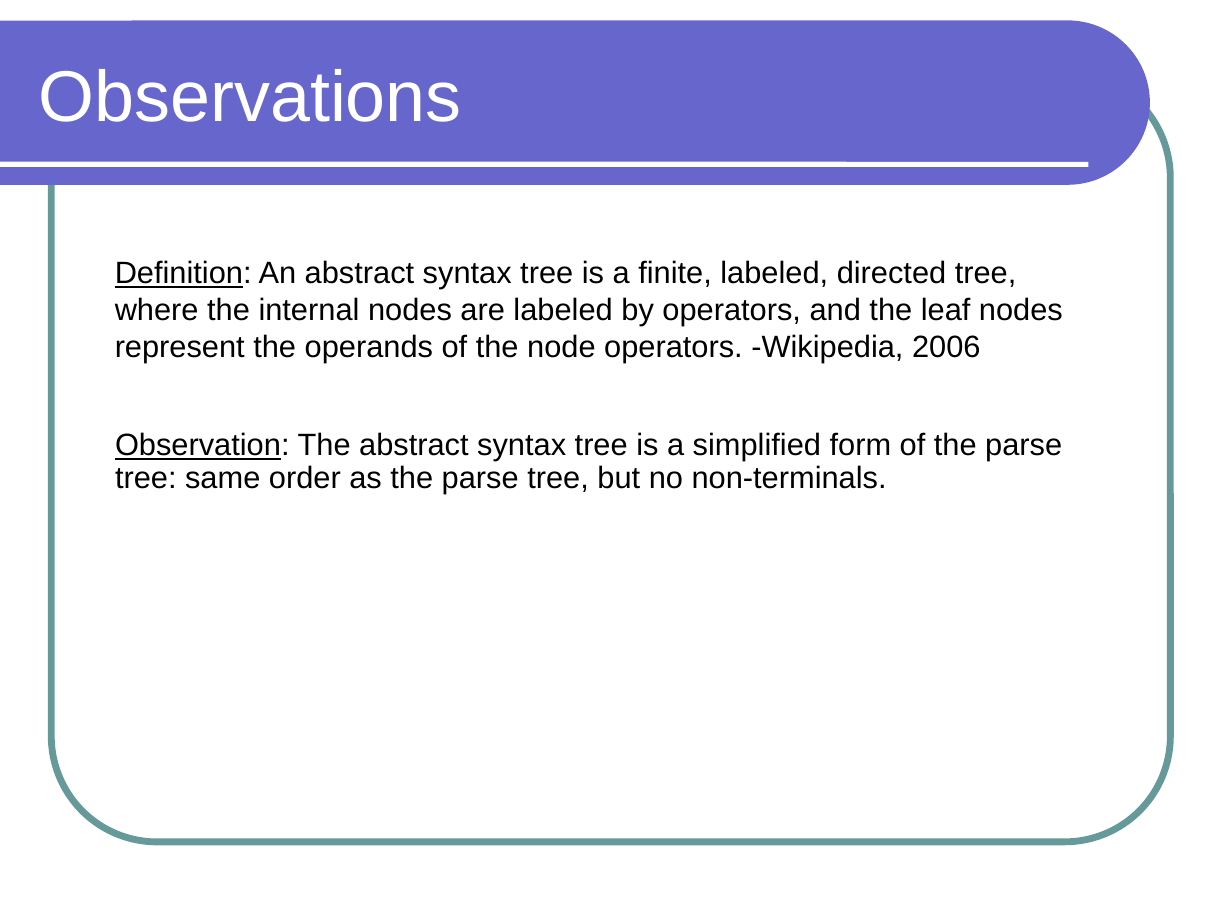
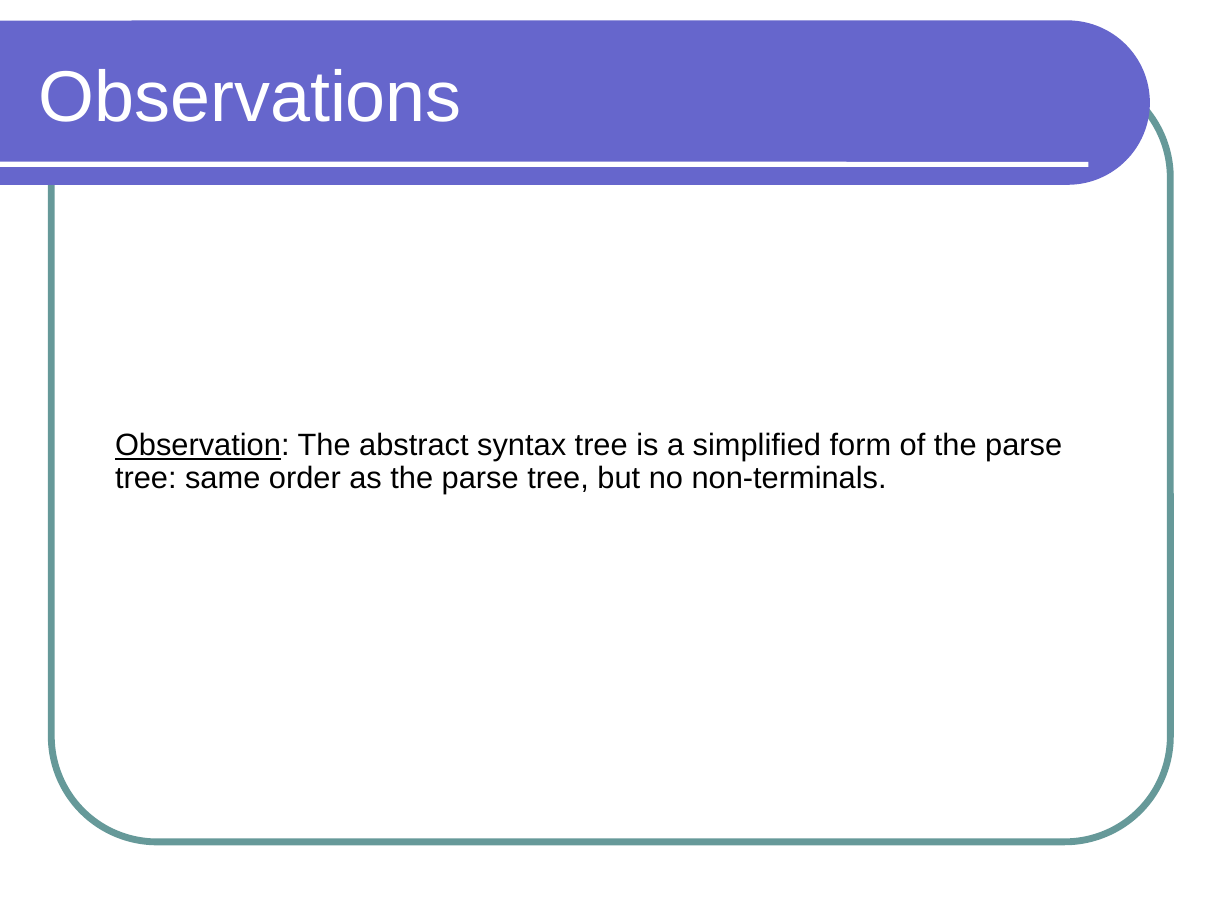
Before and after one commit to lutzhamel/CSC301, a slide deck: slide 5 of notes/csc301-ln024.ppt (slide 4 before the commit). Drawn at 1232x924 pixels with LibreOffice and Linux fonts; fonts in the diff are those of the drawing. Boxes give left, top, right and bottom in pixels: in the first picture for what was removed or moved away, otherwise in the second. Text is boxed around its words. In the diff, an @@ line names an element or a change of style, - is before the commit and + after.

```diff
--- a/notes/csc301-ln024.ppt
+++ b/notes/csc301-ln024.ppt
@@ text removed at box(115, 260, 1063, 363) @@
-Definition: An abstract syntax tree is a finite, labeled, directed tree, where the internal nodes are labeled by operators, and the leaf nodes represent the operands of the node operators. -Wikipedia, 2006
```
Also in this commit, not shown: 1 slide added, 1 other file.
